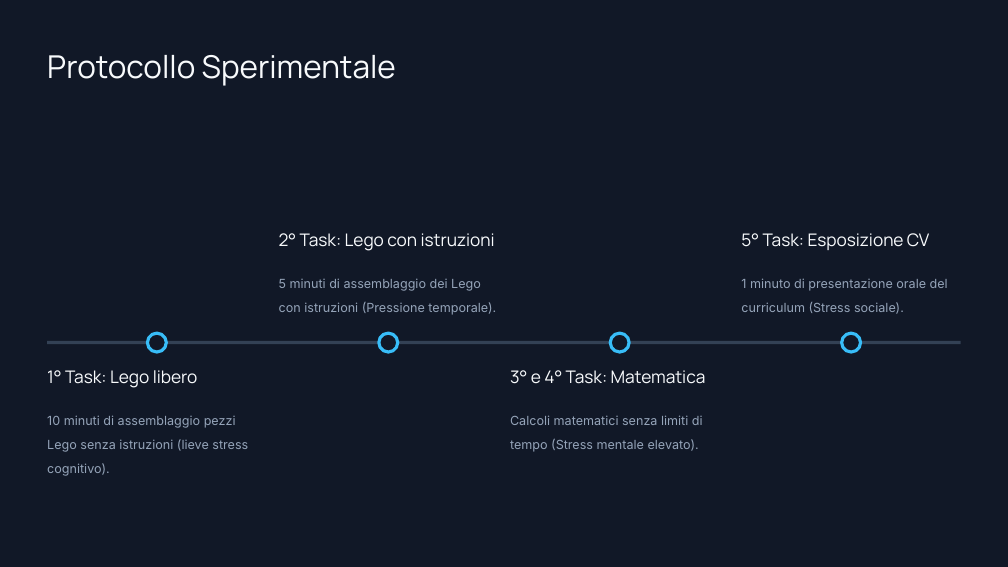
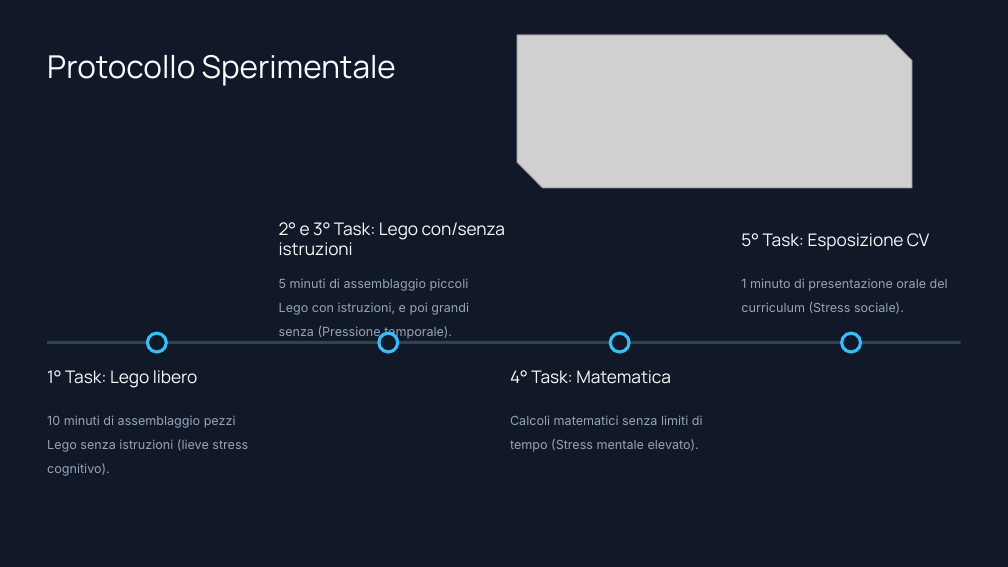
Before and after one commit to GABRYCA/ml-stress-rest, a slide deck: slide 5 of Progetto Interfacce Uomo-Macchina.pptx. Drawn at 1008x567 pixels with LibreOffice and Linux fonts; fonts in the diff are those of the drawing; grey boxes stand for pictures; background and template pictures are left out. Boxes give left, top, right and bottom in pixels: in the first picture for what was removed or moved away, otherwise in the second. Text is boxed around its words. In the diff, an @@ line names an element or a change of style, - is before the commit and + after.

```diff
--- a/Progetto Interfacce Uomo-Macchina.pptx
+++ b/Progetto Interfacce Uomo-Macchina.pptx
@@ picture added at (517, 35, 913, 188) @@
@@ text at (279, 222, 505, 256): text changed @@
-2° Task: Lego con istruzioni
+2° e 3° Task: Lego con/senza istruzioni
@@ text at (279, 278, 469, 340): text changed @@
-5 minuti di assemblaggio dei Lego con istruzioni (Pressione temporale).
+5 minuti di assemblaggio piccoli Lego con istruzioni, e poi grandi senza (Pressione temporale).
@@ text at (510, 370, 671, 384): text changed @@
-3° e 4° Task: Matematica
+4° Task: Matematica
```
Also in this commit, not shown: 4 other slides changed, 4 other files.
